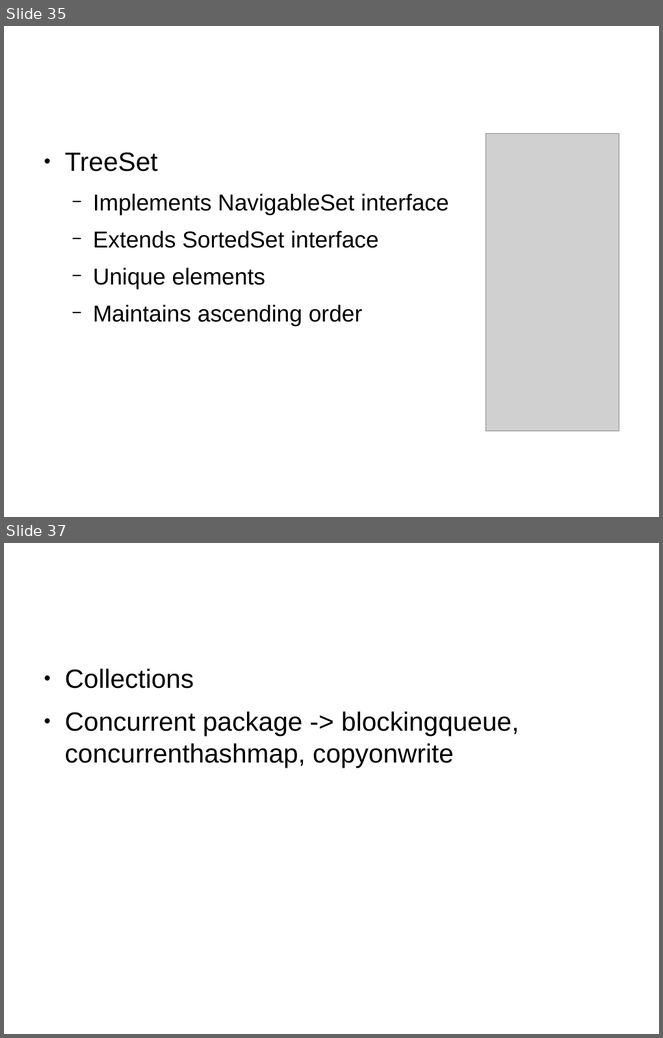
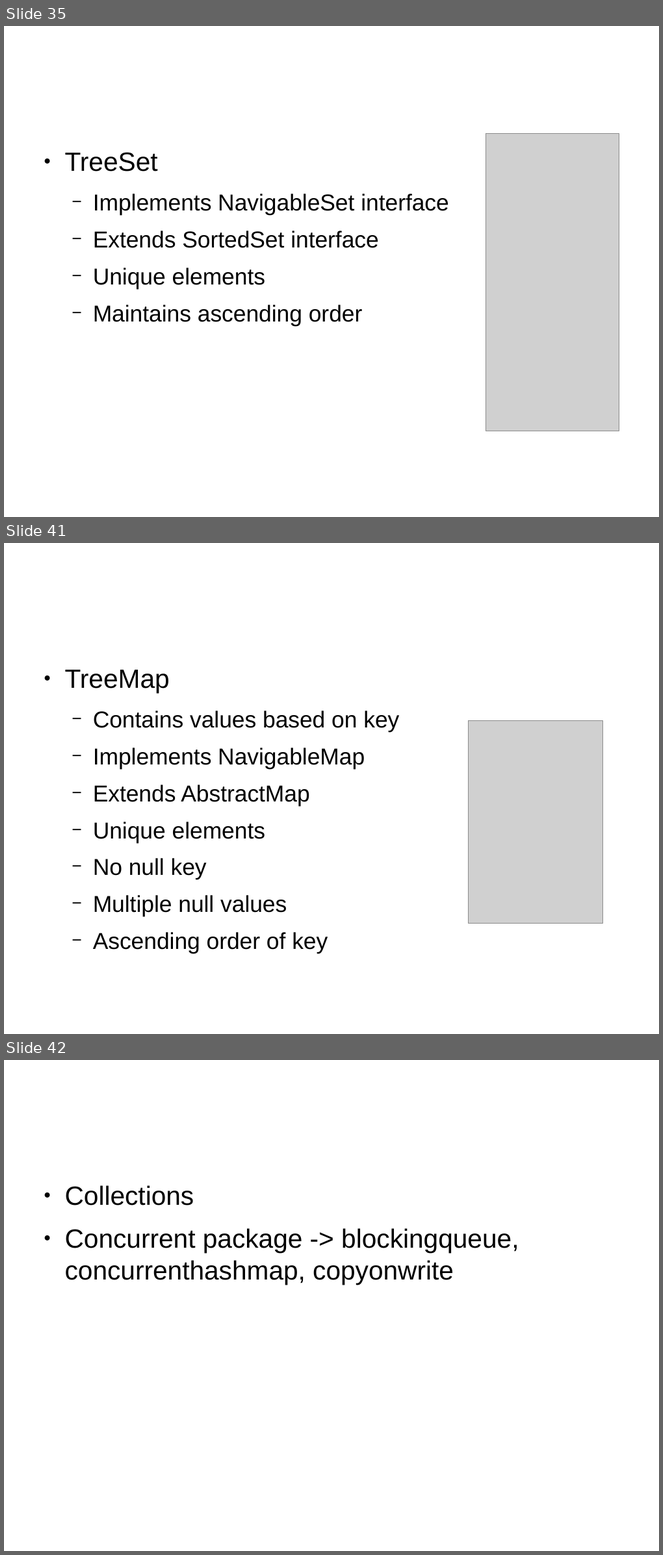
Before and after one commit to shikha-desai/Internship_PreWork, a slide deck: Java/Java_Notes.odp. Shown one above the other, each under a label of ours: slides 35 and 37 before the commit, slides 35, 41 and 42 after it; the slides between them are not shown. The pictures are 663x1038 and 663x1555 pixels, drawn with LibreOffice and Linux fonts; fonts in the diff are those of the drawing; grey boxes stand for pictures; background and template pictures are left out. Boxes give left, top, right and bottom in pixels: in the first picture for what was removed or moved away, otherwise in the second. Text is boxed around its words. In the diff, an @@ line names an element or a change of style, - is before the commit and + after.

```diff
--- a/Java/Java_Notes.odp
+++ b/Java/Java_Notes.odp
@@ slide 41 added at [4, 543, 659, 1034], background picture (left out) @@
@@ text added at [65, 670, 399, 954], 27.9 pt, text #000000 @@
+● TreeMap
+  − Contains values based on key
+  − Implements NavigableMap
+  − Extends AbstractMap
+  − Unique elements
+  − No null key
+  − Multiple null values
+  − Ascending order of key
@@ picture added at [469, 720, 603, 924] @@
@@ what was slide 37 is now slide 42 @@
```
Also in this commit, not shown: 1 slide changed, 5 other slides added, 1 slide removed, 1 other file.
